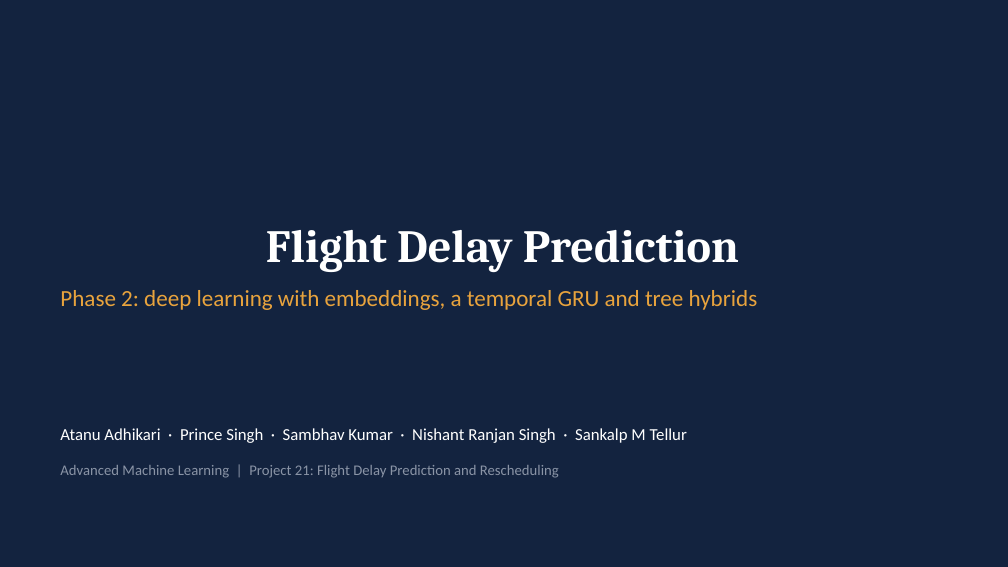
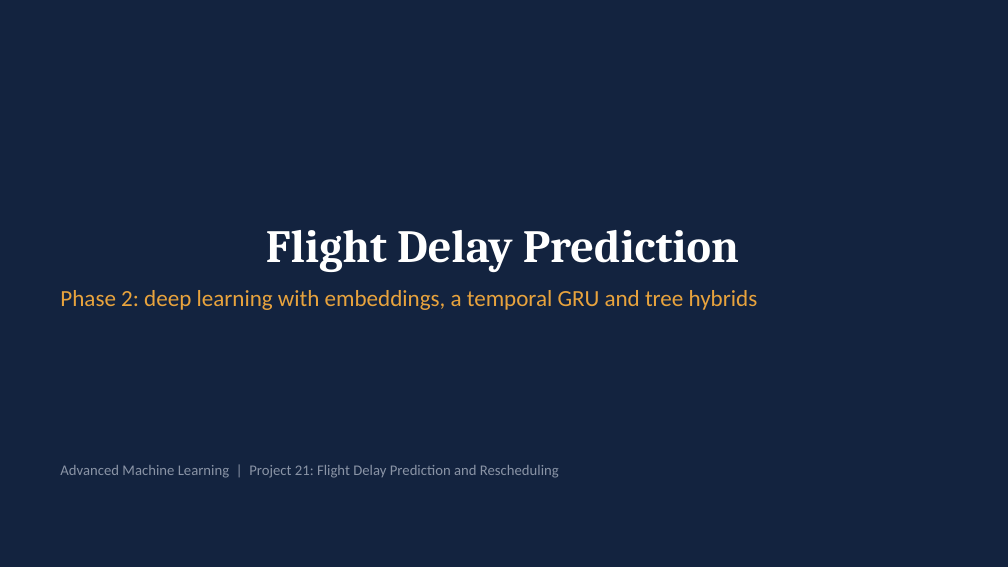
Before and after one commit to MohitSingh250/flight_delay, a slide deck: slide 1 of dl_phase2/slides/Flight_Delay_Phase2.pptx. Drawn at 1008x567 pixels with LibreOffice and Linux fonts; fonts in the diff are those of the drawing. Boxes give left, top, right and bottom in pixels: in the first picture for what was removed or moved away, otherwise in the second. Text is boxed around its words. In the diff, an @@ line names an element or a change of style, - is before the commit and + after.

Commit message:
update slides

```diff
--- a/dl_phase2/slides/Flight_Delay_Phase2.pptx
+++ b/dl_phase2/slides/Flight_Delay_Phase2.pptx
@@ text removed at (60,428,687,443) @@
-Atanu Adhikari · Prince Singh · Sambhav Kumar · Nishant Ranjan Singh · Sankalp M Tellur
```
Also in this commit, not shown: 1 other file.
